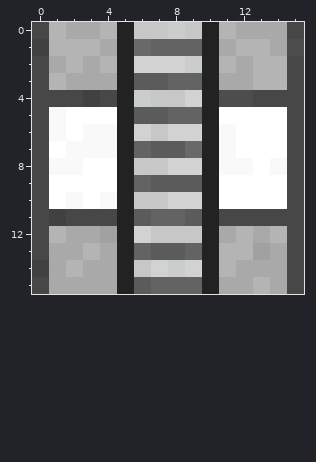
Edited in one commit: pixel-art sprite (resources/textures/blocks/elevator_guide_floor_front.png). This is how it looked before the edit.
The file is 16x16 pixels. Colours within 5 levels of each other are drawn and written as one.
The same view after the edit:
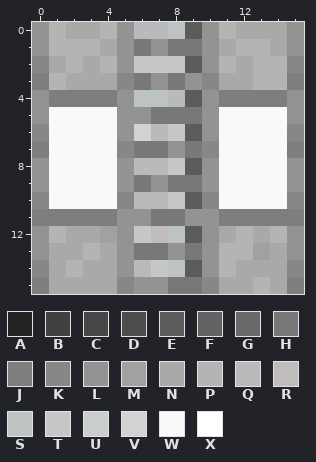
Palette (. is transparent): A #222222  B #414141  C #474747  D #4d4d4d  E #5b5b5b  F #636363  G #696969  H #787878  J #7e7e7e  K #878787  L #939393  M #a1a1a1  N #a9a9a9  P #b4b4b4  Q #b8babb  R #c0bcbc  S #bdc3c0  T #c7c7c7  U #c9cecc  V #d2d2d2  W #f9f9f9  X #ffffff
The edit:
@@ x 0..15 @@
- 0 CPNNPATTUTAPNNNC
- 1 BPPPNAGFFFANPPND
- 2 CNPNPAVVVUAPNPPC
- 3 CPNNNAEEFFANNPPC
- 4 CCCBCAUTTVADDCCC
- 5 CWXXXAEEFFAXXXXC
- 6 CWXWWAVTVVAWXXXC
- 7 CXWWWAFEEGAWXXXC
- 8 CWWXXATTVVAWWXWC
- 9 CXXXXAFEEEAXXXXC
-10 CXWXWATTVVAXXXXC
-11 CBCCCAEFFEACCCCC
-12 CPNNMAVTTTANPNPC
-13 CNNPNAFEEFAPPMNC
-14 BNPNNATVUVAPNNNC
-15 CNNNNAEFFFANNPNC
+ 0 LPNNPLQQSELPNNNL
+ 1 LPPPNLHLHHLNPPNL
+ 2 KNPNPLTTTELPNPPK
+ 3 JPNNNKHLHLKNNPPJ
+ 4 LJJJJLSSQELJJJJL
+ 5 LWWWWLLHHHLWWWWL
+ 6 KWWWWLVQTELWWWWK
+ 7 JWWWWKHHLHKWWWWJ
+ 8 LWWWWLQQTELWWWWL
+ 9 LWWWWLHLHHLWWWWL
+10 KWWWWKQQTEKWWWWK
+11 JJJJJLLHHLLJJJJJ
+12 LPNNMLTRSELNPNPL
+13 LNNPNLHHLHLPPMNL
+14 KNPNNLQTSELPNNNK
+15 JNNNNKLLHHKNNPNJ
Pixel boxes of the changes (left, top, right, bottom) in both pictures:
changed: (32, 22, 304, 294)
